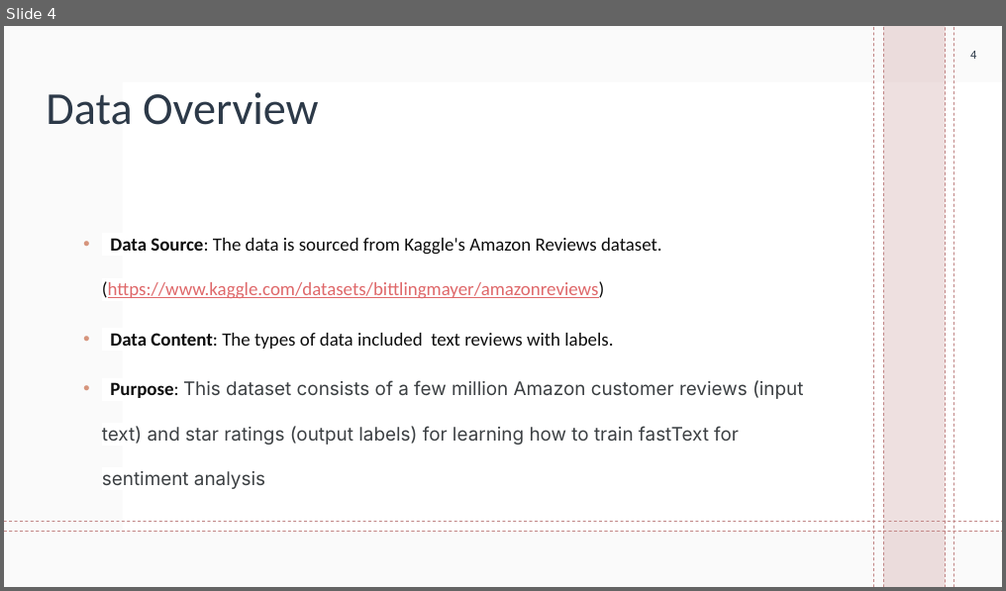
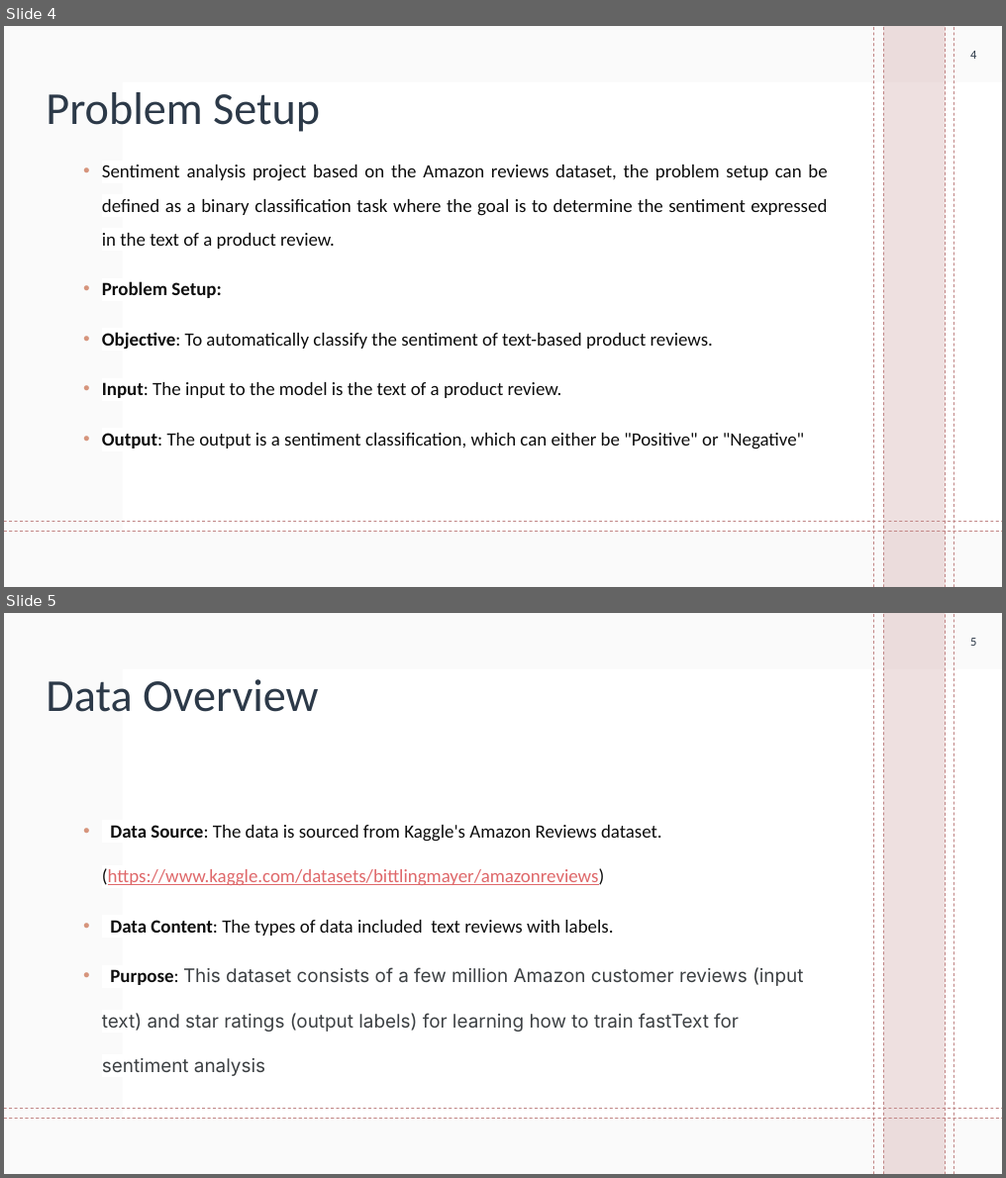
Before and after one commit to Hasansattar/Flaskapp_Amazon_Sentiment_Reviews, a slide deck: Amazon Product Review Sentiments presentation.pptx. Shown one above the other, each under a label of ours: slide 4 before the commit, slides 4 and 5 after it. The pictures are 1006x591 and 1006x1178 pixels, drawn with LibreOffice and Linux fonts; fonts in the diff are those of the drawing; background and template pictures are left out. Boxes give left, top, right and bottom in pixels: in the first picture for what was removed or moved away, otherwise in the second. Text is boxed around its words. In the diff, an @@ line names an element or a change of style, - is before the commit and + after.

```diff
--- a/Amazon Product Review Sentiments presentation.pptx
+++ b/Amazon Product Review Sentiments presentation.pptx
@@ slide 4 added at [4,26,1002,587], background #FFFFFF; not listed: 11 template elements that a slide beside it also shows @@
@@ page number added at [970,51,976,59], 12 pt, text #2C3948 @@
+4
@@ title added at [46,92,320,132], 44 pt, text #2C3948 @@
+Problem Setup
@@ text added at [102,165,827,450], 18 pt, text #0D0D0D @@
+  • Sentiment analysis project based on the Amazon reviews dataset, the problem setup can be defined as a binary classification task where the goal is to determine the sentiment expressed in the text of a product review.
+  • Problem Setup:
+  • Objective: To automatically classify the sentiment of text-based product reviews.
+  • Input: The input to the model is the text of a product review.
+  • Output: The output is a sentiment classification, which can either be "Positive" or "Negative"
@@ what was slide 4 is now slide 5 @@
@@ page number at [970,638,976,646]: text changed @@
-4
+5
```
Also in this commit, not shown: 11 slides changed, 1 other file.
